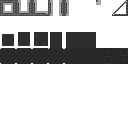
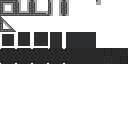
Comparing the layer stacks of the two 128 x 128 images. Changes:
painted on "hull inside" over [3, 21, 11, 29]
painted on "parts.png" over [0, 0, 128, 32]
